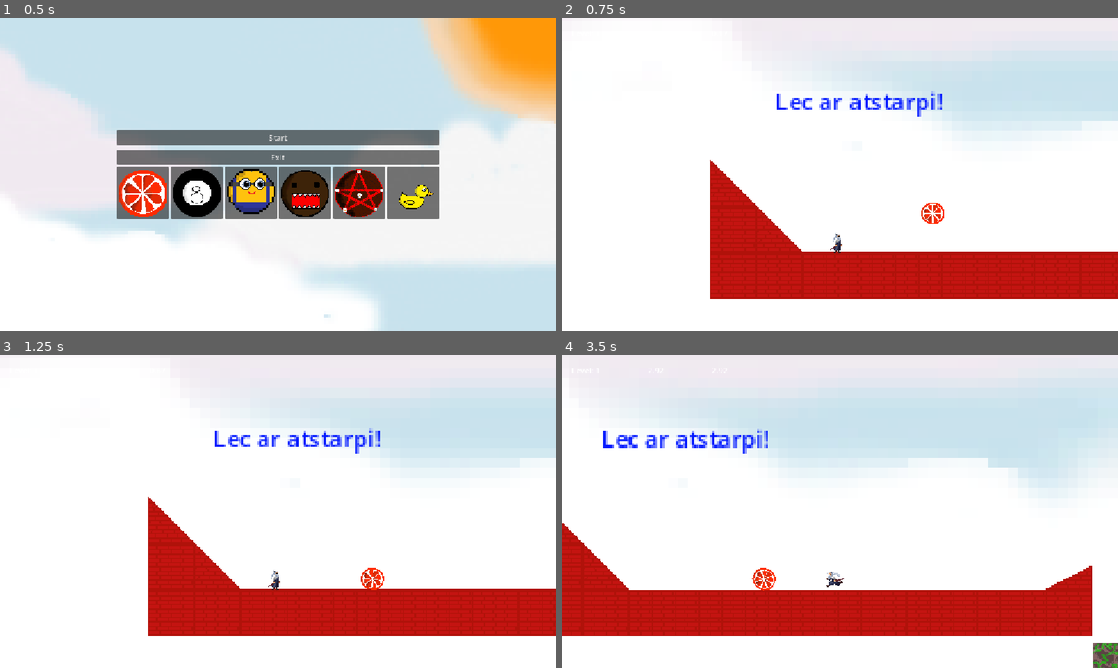
Above: before the commit, frames 1-4 (two rows, left to right).
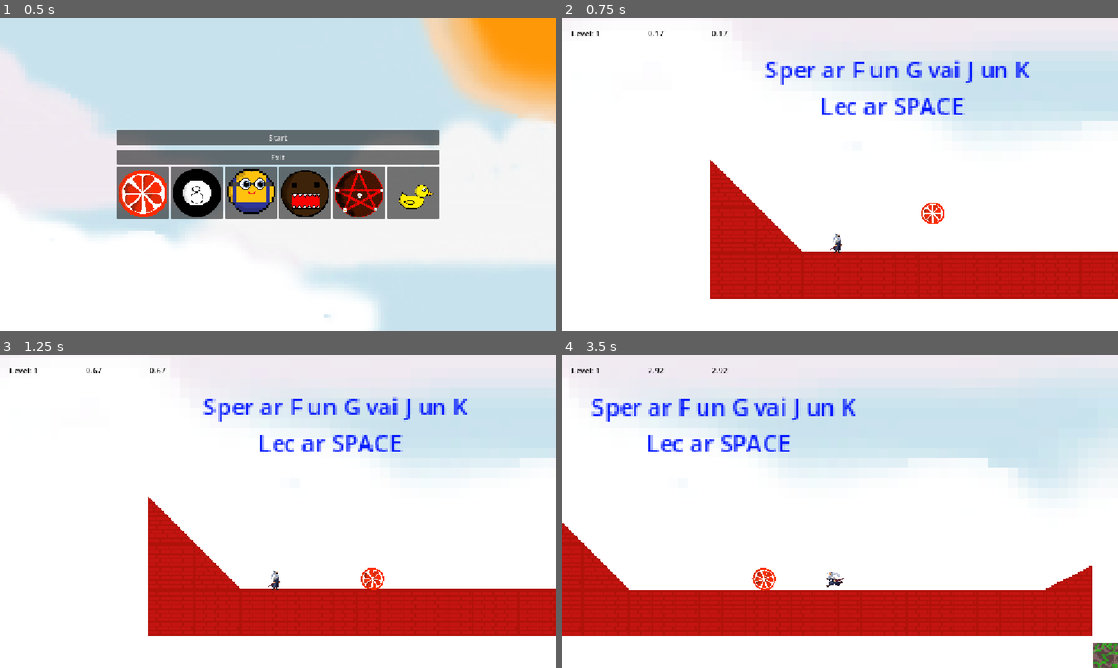
Above: after the commit, the same moments.

Repository: Mareruma/Bounce-Back
Game: Godot game, scene res://Scenes/game.tscn
Same seed, same stepped clock (60 frames per second), same inputs: the game is played once before the commit and once after it.
Inputs:
- Up to frame 1 (0.5 s): no input
- Up to frame 2 (0.75 s): click "Start" at 0.5 s
- Up to frame 3 (1.25 s): no input
- Up to frame 4 (3.5 s): tap Enter (ui_accept) at 1.25, 1.52, 2.27 s; hold Right (ui_right) 1.28-2.78 s; tap F (kick) at 1.35, 2.1, 2.85 s; hold Left (ui_left) from 2.78 s (still down)

Frame 1 is identical in both runs. In frame 2, 2.2% of the frame differs, in the area x 1-84%, y 4-32%; in frame 3, 2.2%; in frame 4, 2.4%, in the area x 1-53%, y 4-32%.

Commit message:
Final!

Diff:
--- a/Scenes/Levels/level_1.tscn
+++ b/Scenes/Levels/level_1.tscn
@@ -122,12 +122,20 @@
 [node name="UI" parent="." unique_id=151335542 instance=ExtResource("8_jv26f")]
 
 [node name="Label" type="Label" parent="." unique_id=1793951640]
-offset_left = 53.0
-offset_top = 148.0
-offset_right = 169.0
-offset_bottom = 171.0
+offset_left = 84.0
+offset_top = 151.0
+offset_right = 200.0
+offset_bottom = 174.0
 theme_override_colors/font_color = Color(0.007843138, 0.09411765, 1, 1)
-text = "Lec ar atstarpi!"
+text = "Lec ar SPACE"
+
+[node name="Label2" type="Label" parent="." unique_id=1302866296]
+offset_left = 46.0
+offset_top = 126.0
+offset_right = 162.0
+offset_bottom = 149.0
+theme_override_colors/font_color = Color(0.007843138, 0.09411765, 1, 1)
+text = "Sper ar F un G vai J un K"
 
 [connection signal="body_entered" from="Finish" to="." method="_on_area_2d_body_entered"]
 [connection signal="body_entered" from="Void" to="." method="_on_void_body_entered"]
--- a/Scenes/player.tscn
+++ b/Scenes/player.tscn
@@ -336,6 +336,7 @@
 
 [node name="JumpSound" type="AudioStreamPlayer2D" parent="." unique_id=102904683]
 stream = ExtResource("12_pu2lt")
+volume_db = 15.0
 
 [node name="HitSound" type="AudioStreamPlayer2D" parent="." unique_id=1005410294]
 stream = ExtResource("13_ukyrk")
--- a/Scenes/ui.tscn
+++ b/Scenes/ui.tscn
@@ -29,10 +29,13 @@
 
 [node name="Score" type="Label" parent="Control/MarginContainer/HBoxContainer" unique_id=399724611]
 layout_mode = 2
+theme_override_colors/font_color = Color(0, 0, 0, 1)
 text = "Level: 1"
 
 [node name="Time" type="Label" parent="Control/MarginContainer/HBoxContainer" unique_id=323700062]
 layout_mode = 2
+theme_override_colors/font_color = Color(0, 0, 0, 1)
 
 [node name="GlobalTime" type="Label" parent="Control/MarginContainer/HBoxContainer" unique_id=1860634384]
 layout_mode = 2
+theme_override_colors/font_color = Color(0, 0, 0, 1)
